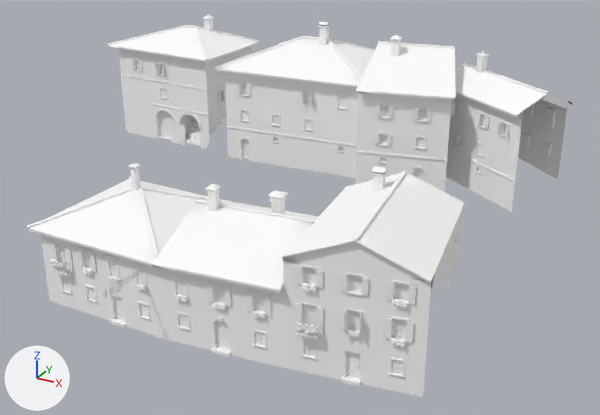
Two versions of the glTF model games/yorimichi/assets/belmonte/meshes/SM_BM_BT_blk_22.glb, one commit apart.
Both versions are drawn from a 50 mm camera at (40.9, -66.9, 36.8) aimed at (5.1, -1.7, 4.2). The lights are fixed; the arrows at lower left show +X, +Y and +Z. The picture after the commit comes second. Vertices at exactly the same position are counted once.

Objects in the first picture: 'SM_BM_BT_blk_22'.
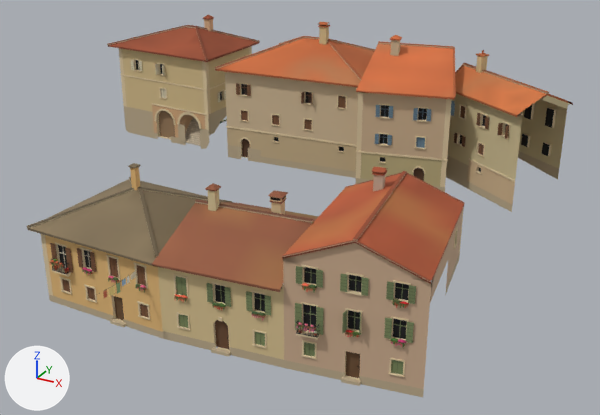
Edits to the bpy script that builds the scene:
```text
Change me_sm_bt_blk_22:
    where me_sm_bt_blk_22.from_pydata(...)  # 17632 vertices, 20772 faces; spans x -27.5..26.7, y -26.4..22.0, z -0.5..19.2
    used by ob_sm_bm_bt_blk_22; location = (0.0, 0.0, 0.0)
    me_sm_bt_blk_22 part 1: 20772 faces centred in x -27.4..26.4, y -26.4..22.0, z -0.4..19.1 are repainted in the vertex colours; the middle colour goes from white #ffffff to beige #cdb18c
```

What differs and where, as boxes [x1, y1, x2, y2] in the pictures (600 x 415 px):
part 1 of me_sm_bt_blk_22, recoloured (white to beige)
    both: [27, 15, 573, 397]
